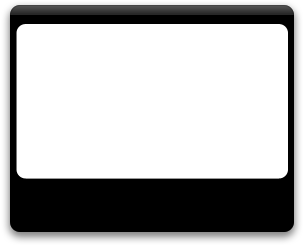
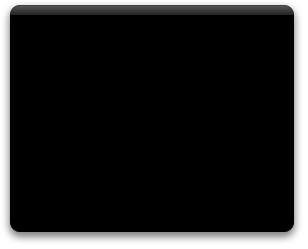
Before/after of a w=308, h=249 layered artwork. What changed in the layer stack:
hid "Content copy" over [16, 24, 288, 179]
